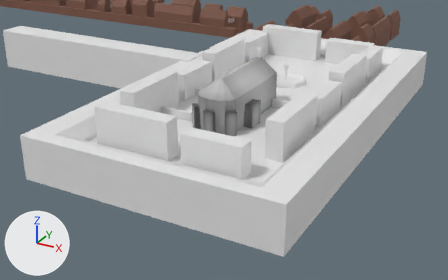
The glTF model android/assets/models/main-scene/main-scene.gltf as it was, and as the next commit left it.
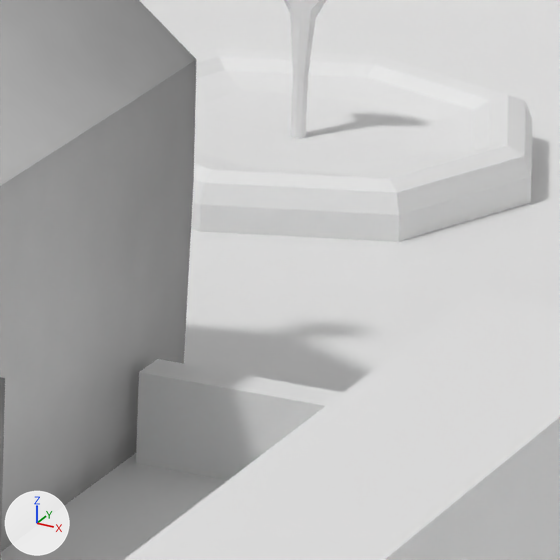
Each version is shown from a 50 mm lens placed at (277.6, -248.3, 69.5), pointed at (202.2, -111.3, 1.0), then close up on the part from 58% to 69% of the width and 24% to 41% of the height. The axes (+X, +Y, +Z) are drawn at lower left. The lights are the same throughout. Where no turn or scale is listed for an object, it has been applied to the vertices.
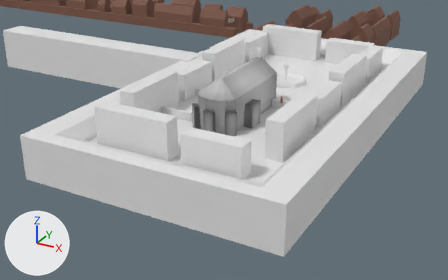
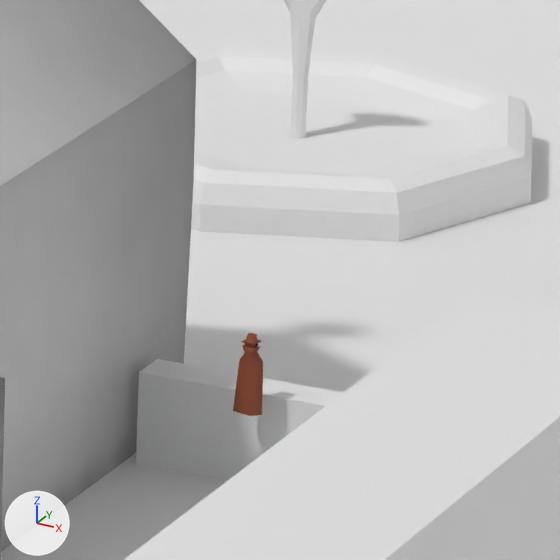
What differs and where, as boxes [x1, y1, x2, y2] in the close-ups (560 x 560 px):
'Empty.place', now drawn: after [233, 333, 263, 416]

What changed in the scene script:
```text
Change ob_empty_place:
    ob_empty_place: bpy.data.objects.new('Empty.place', None) -> bpy.data.objects.new('Empty.place', me_mob_empty)
    ob_empty_place.location: (221.82, -104.22, 12.36) -> (215.34, -103.11, 11.55)
    ob_empty_place.rotation_euler: (0.0, -3.142, 0.0) -> (0.0, 0.0, -1.571)  # degrees (0, -180, 0) -> degrees (0, 0, -90)
```
